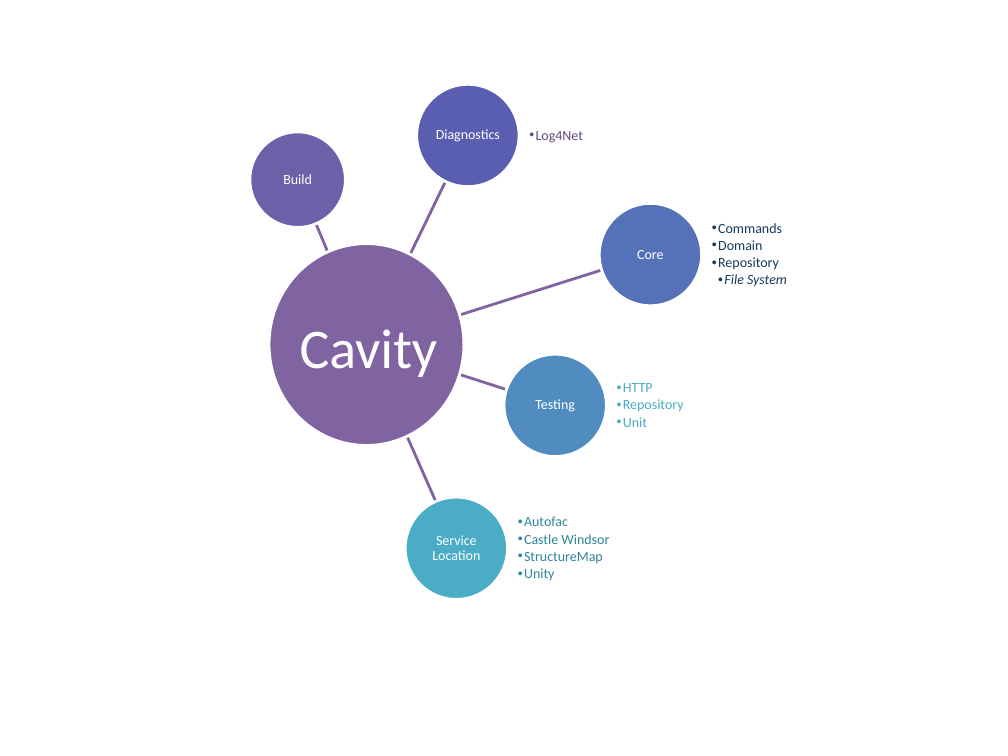
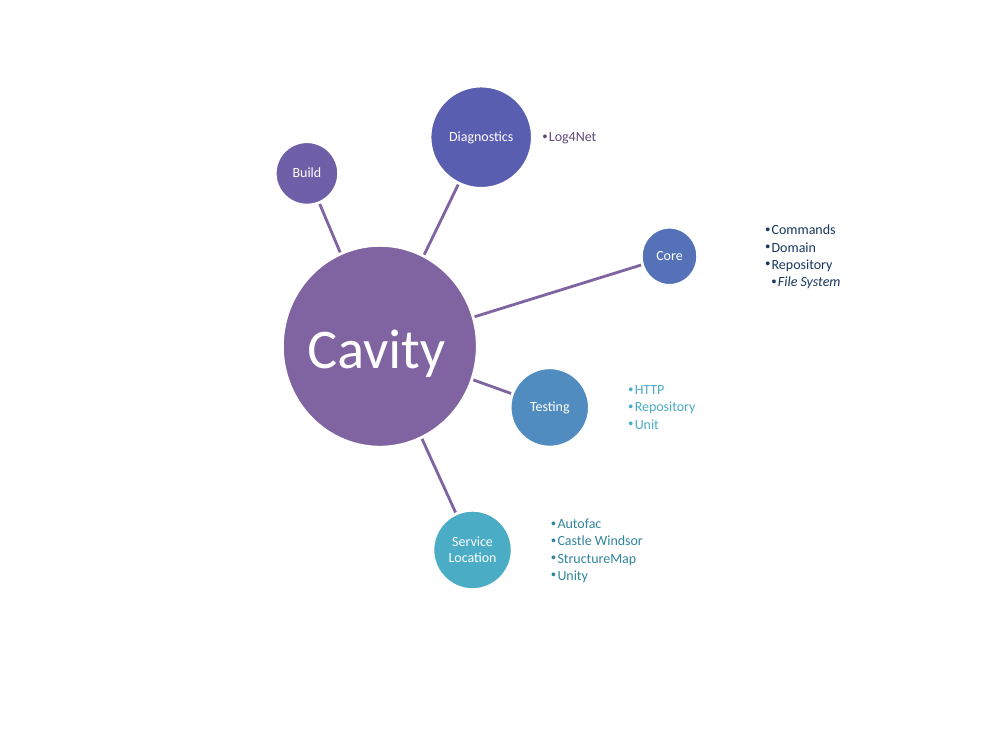
Before and after one commit to eplowe/cavity, a slide deck: slide 1 of src/Diagrams/Packages.pptx. Drawn at 1008x756 pixels with LibreOffice and Linux fonts; fonts in the diff are those of the drawing. Boxes give left, top, right and bottom in pixels: in the first picture for what was removed or moved away, otherwise in the second. Text is boxed around its words. In the diff, an @@ line names an element or a change of style, - is before the commit and + after.

```diff
--- a/src/Diagrams/Packages.pptx
+++ b/src/Diagrams/Packages.pptx
@@ ellipse: place and size @@
-ellipse at [250,132,346,228]
+ellipse at [275,142,339,206]
@@ text "Build": place and size @@
-text "Build" at [283,174,312,184]
+text "Build" at [293,167,322,177]
@@ freeform shape: place and size @@
-freeform shape at [314,223,343,285]
+freeform shape at [317,201,356,287]
@@ 2 texts, 2 ellipses, 1 freeform shape: place and size @@
-2 texts, 2 ellipses, 1 freeform shape at [269,85,583,446]
+2 texts, 2 ellipses, 1 freeform shape at [282,86,596,447]
@@ ellipse: place and size @@
-ellipse at [599,204,702,306]
+ellipse at [641,227,698,285]
@@ text "Core": place and size @@
-text "Core" at [637,250,663,259]
+text "Core" at [656,251,682,260]
@@ text "Commands": place and size @@
-text "Commands" at [718,223,787,287]
+text "Commands" at [772,224,841,288]
@@ freeform shape: place and size @@
-freeform shape at [426,268,603,327]
+freeform shape at [439,263,643,330]
@@ text "Cavity": place and size @@
-text "Cavity" at [300,329,438,377]
+text "Cavity" at [307,329,445,377]
@@ freeform shape at [439,366,513,396]: rotation 17 to 19 degrees; outline redrawn @@
@@ ellipse: place and size @@
-ellipse at [504,354,607,457]
+ellipse at [510,368,590,448]
@@ text "Testing": place and size @@
-text "Testing" at [535,399,574,412]
+text "Testing" at [530,401,569,414]
@@ text "HTTP": place and size @@
-text "HTTP" at [623,383,684,427]
+text "HTTP" at [635,385,696,429]
@@ freeform shape: place and size @@
-freeform shape at [391,403,437,502]
+freeform shape at [405,405,458,515]
@@ ellipse: place and size @@
-ellipse at [405,497,508,600]
+ellipse at [432,510,512,590]
@@ text "Service Location": place and size @@
-text "Service Location" at [432,535,480,560]
+text "Service Location" at [449,536,497,562]
@@ text "Autofac": place and size @@
-text "Autofac" at [524,516,609,580]
+text "Autofac" at [558,518,643,583]
```
Also in this commit, not shown: 7 other files.
